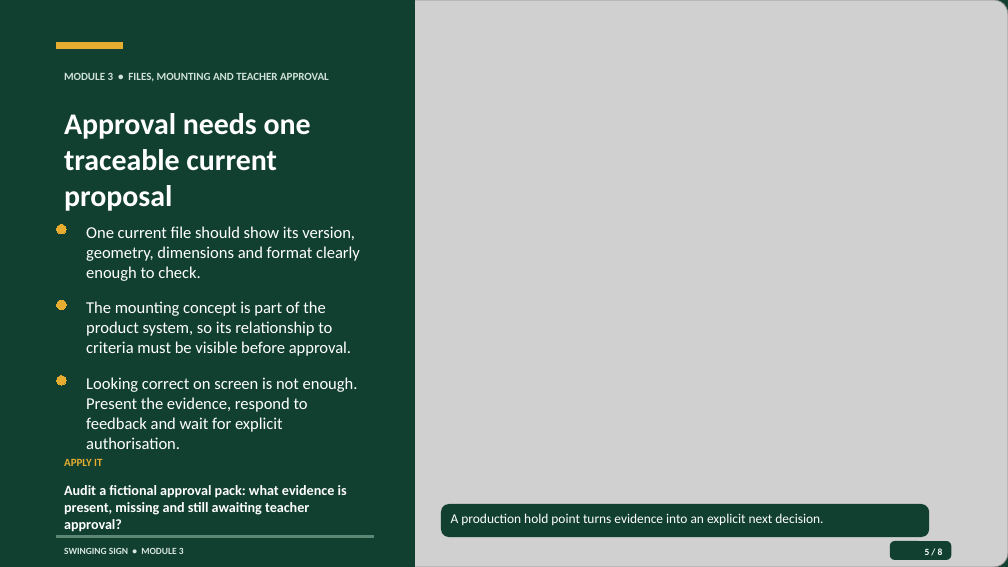
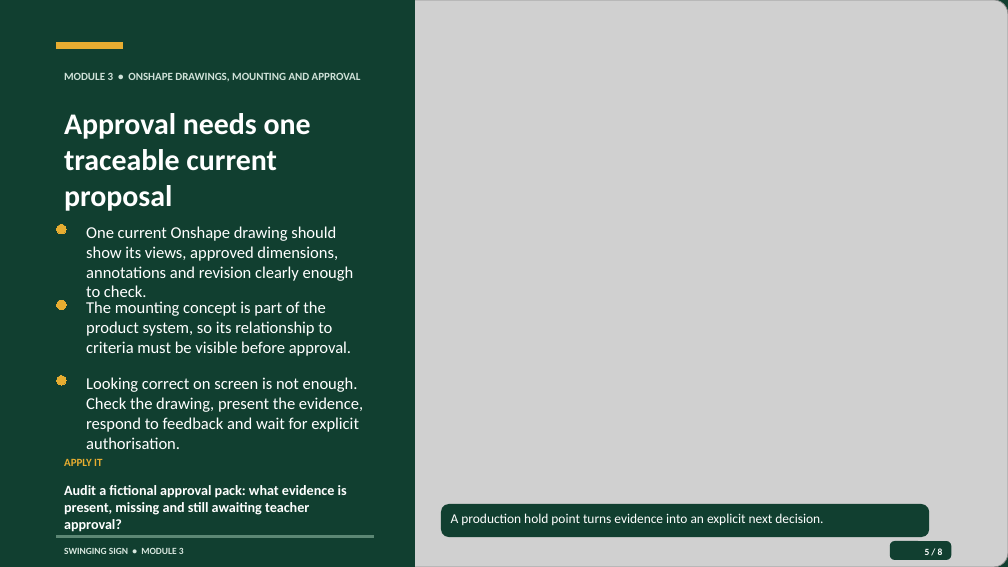
Before and after one commit to TAS-LearningHub/Swinging-Sign, a slide deck: slide 5 of resources/presentations/Swinging-Sign-Module-03-plan-for-production.pptx. Drawn at 1008x567 pixels with LibreOffice and Linux fonts; fonts in the diff are those of the drawing; grey boxes stand for pictures. Boxes give left, top, right and bottom in pixels: in the first picture for what was removed or moved away, otherwise in the second. Text is boxed around its words. In the diff, an @@ line names an element or a change of style, - is before the commit and + after.

Commit message:
Replace hero and adopt Onshape workflow

```diff
--- a/resources/presentations/Swinging-Sign-Module-03-plan-for-production.pptx
+++ b/resources/presentations/Swinging-Sign-Module-03-plan-for-production.pptx
@@ text at <box>64,73,361,81</box>: text changed @@
-MODULE 3 • FILES, MOUNTING AND TEACHER APPROVAL
+MODULE 3 • ONSHAPE DRAWINGS, MOUNTING AND APPROVAL
@@ text at <box>86,226,354,302</box>: text changed @@
-One current file should show its version, geometry, dimensions and format clearly enough to check.
+One current Onshape drawing should show its views, approved dimensions, annotations and revision clearly enough to check.
@@ text at <box>86,377,363,449</box>: text changed @@
-Looking correct on screen is not enough. Present the evidence, respond to feedback and wait for explicit authorisation.
+Looking correct on screen is not enough. Check the drawing, present the evidence, respond to feedback and wait for explicit authorisation.
```
Also in this commit, not shown: 2 other slides changed, 28 other files.
